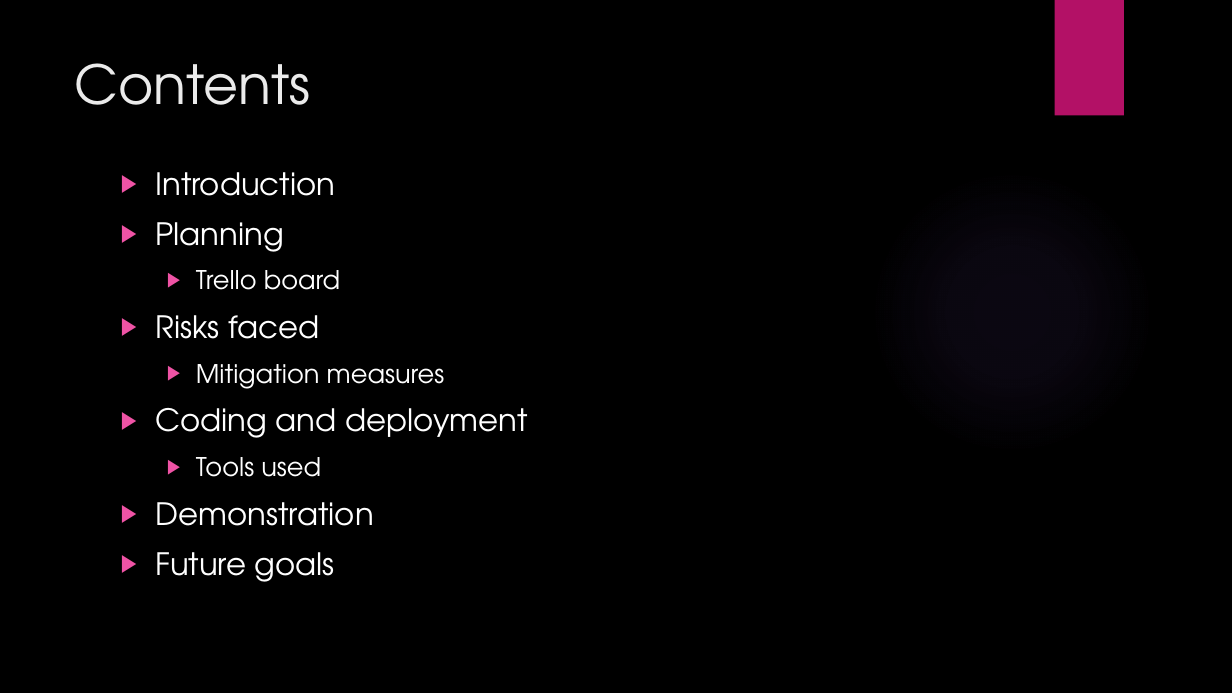
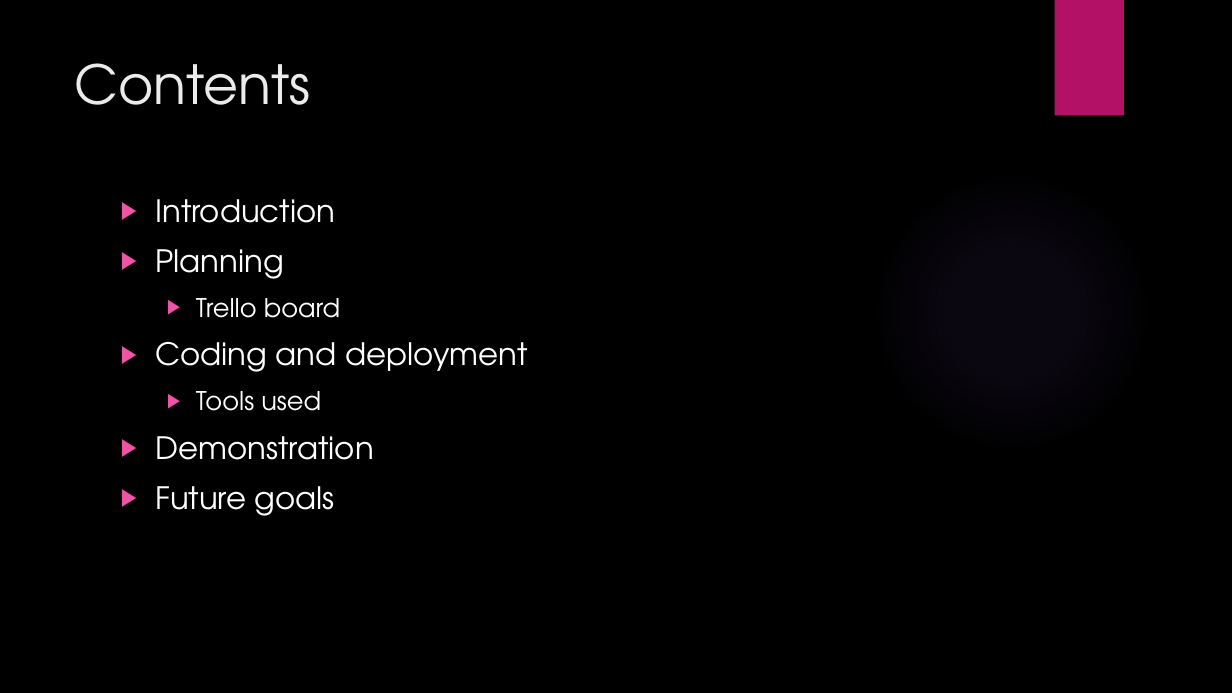
Before and after one commit to TheBartThe/assassinsGuild, a slide deck: slide 2 of Documentation/assassinsGuildPresentation.pptx. Drawn at 1232x693 pixels with LibreOffice and Linux fonts; fonts in the diff are those of the drawing; background and template pictures are left out. Boxes give left, top, right and bottom in pixels: in the first picture for what was removed or moved away, otherwise in the second. Text is boxed around its words. In the diff, an @@ line names an element or a change of style, - is before the commit and + after.

```diff
--- a/Documentation/assassinsGuildPresentation.pptx
+++ b/Documentation/assassinsGuildPresentation.pptx
@@ text "Introduction": place and size @@
-text "Introduction" at [155,172,527,582]
+text "Introduction" at [155,199,527,516]
@@ text at [155,315,445,389]: paragraphs removed @@
-▶ Risks faced
-  ▶ Mitigation measures
```
Also in this commit, not shown: 1 other slide changed, 9 slides added.
